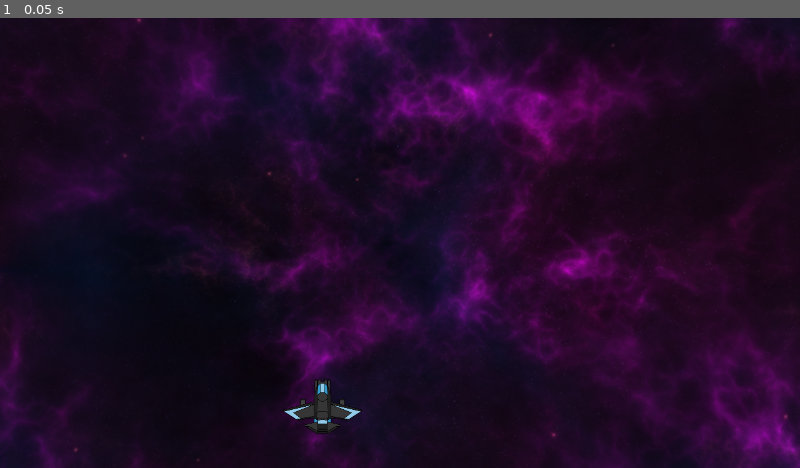
Above: before the commit, frame 1.
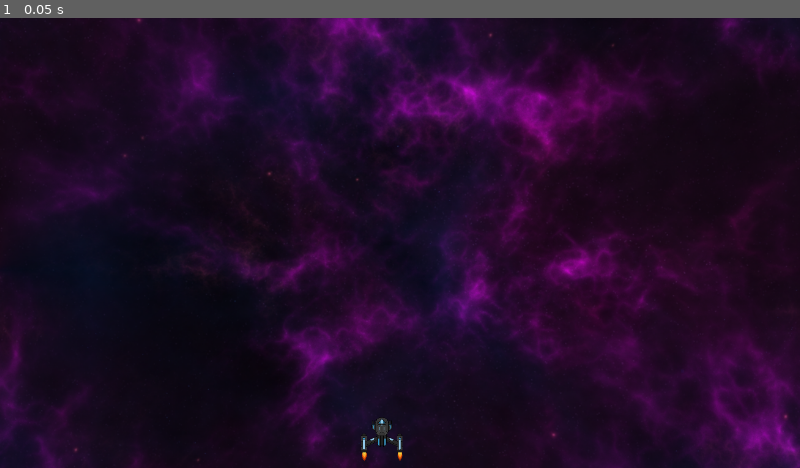
Above: after the commit, the same moment.

Repository: dpere122/Godot_Example_Space
Game: Godot game, scene res://Levels/main_scene.tscn
Same seed, same stepped clock (60 frames per second), same inputs: the game is played once before the commit and once after it.
Inputs:
- Up to frame 1 (0.05 s): no input

The runs differ from the first frame. In frame 1, 0.6% of the frame differs, in the area x 35-51%, y 80-99%.

Commit message:
Added levels and entities

Diff:
--- /dev/null
+++ b/Entities/player.tscn
@@ -0,0 +1,49 @@
+[gd_scene load_steps=6 format=3 uid="uid://siaila4rsrgp"]
+
+[ext_resource type="Texture2D" uid="uid://mp8ud13md5ip" path="res://static-backgrounds/Graphics Asset - Spaceships/PNG/Spaceships/06/Spaceship_06_BLUE.png" id="1_u0k34"]
+[ext_resource type="Texture2D" uid="uid://u73jlqjlsfn0" path="res://static-backgrounds/Graphics Asset - Spaceships/PNG/Flame_01.png" id="2_dwqa3"]
+[ext_resource type="Texture2D" uid="uid://d2x0mrhwa6waq" path="res://static-backgrounds/Graphics Asset - Spaceships/PNG/Flame_02.png" id="3_6kvpb"]
+
+[sub_resource type="RectangleShape2D" id="RectangleShape2D_12gyc"]
+
+[sub_resource type="SpriteFrames" id="SpriteFrames_4uk1d"]
+animations = [{
+"frames": [{
+"duration": 1.0,
+"texture": ExtResource("2_dwqa3")
+}, {
+"duration": 1.0,
+"texture": ExtResource("3_6kvpb")
+}],
+"loop": true,
+"name": &"default",
+"speed": 12.0
+}]
+
+[node name="Player" type="Node2D"]
+
+[node name="CharacterBody2D" type="CharacterBody2D" parent="."]
+
+[node name="Collision_Box" type="CollisionShape2D" parent="CharacterBody2D"]
+z_index = 2
+shape = SubResource("RectangleShape2D_12gyc")
+
+[node name="Space_Ship" type="Sprite2D" parent="CharacterBody2D"]
+z_index = 1
+z_as_relative = false
+position = Vector2(2.08165e-12, 2.08165e-12)
+scale = Vector2(0.22, 0.22)
+texture = ExtResource("1_u0k34")
+
+[node name="Left_Thrust" type="AnimatedSprite2D" parent="CharacterBody2D/Space_Ship"]
+z_as_relative = false
+position = Vector2(-127.273, 150)
+sprite_frames = SubResource("SpriteFrames_4uk1d")
+autoplay = "default"
+
+[node name="Right_Thrust" type="AnimatedSprite2D" parent="CharacterBody2D/Space_Ship"]
+z_as_relative = false
+position = Vector2(131.818, 154.545)
+sprite_frames = SubResource("SpriteFrames_4uk1d")
+autoplay = "default"
+frame_progress = 0.474615
--- a/Levels/main_scene.tscn
+++ b/Levels/main_scene.tscn
@@ -1,7 +1,7 @@
 [gd_scene load_steps=3 format=3 uid="uid://bog2yfsesy5un"]
 
 [ext_resource type="Texture2D" uid="uid://b2aonudbvavh" path="res://static-backgrounds/Large 1024x1024/Purple Nebula/Purple_Nebula_04-1024x1024.png" id="1_qk6nt"]
-[ext_resource type="Texture2D" uid="uid://bs0ach0idnffq" path="res://static-backgrounds/Graphics Asset - Spaceships/SVG/Spaceships/01/Spaceship_01_BLUE.svg" id="2_k6te7"]
+[ext_resource type="PackedScene" uid="uid://siaila4rsrgp" path="res://Entities/player.tscn" id="2_nsest"]
 
 [node name="Main_Scene" type="Node2D"]
 
@@ -12,7 +12,5 @@
 scale = Vector2(1.2959, 1.2959)
 texture = ExtResource("1_qk6nt")
 
-[node name="Spaceship01Blue" type="Sprite2D" parent="."]
-position = Vector2(516, 622)
-scale = Vector2(0.33, 0.33)
-texture = ExtResource("2_k6te7")
+[node name="Player" parent="." instance=ExtResource("2_nsest")]
+position = Vector2(611, 667)
